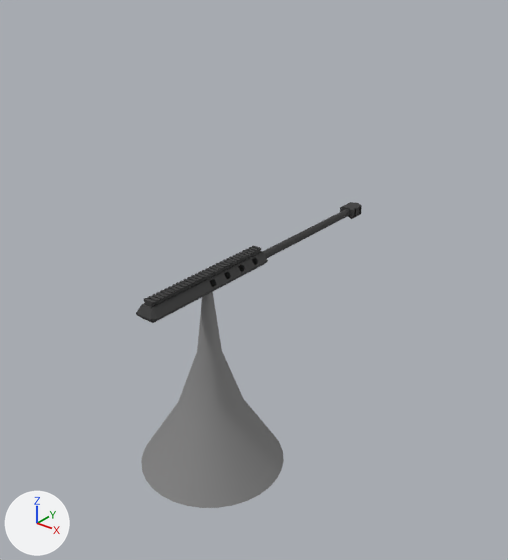
Renders of the FBX model Assets/Towers/Sniper/Tower_Sniper.fbx from each side of a commit.
Before and after are seen from a camera (50 mm lens) standing at (0.942, -1.015, 1.154) and looking at (-0.099, 0.286, 0.347). Lighting does not change. The marker at lower left points along +X, +Y and +Z. Where no turn or scale is listed for an object, it has been applied to the vertices.
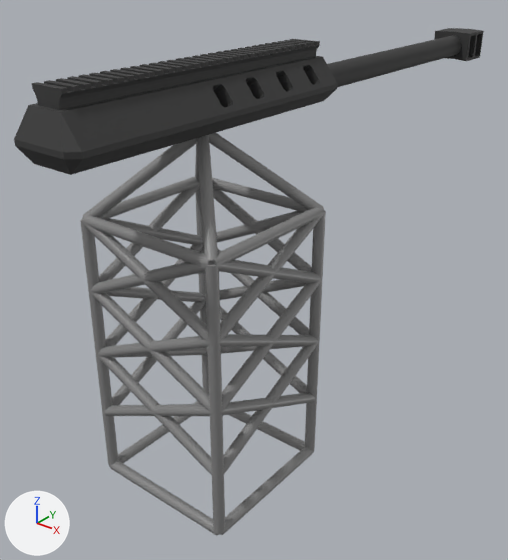
Location of each change, [x1, y1, x2, y2] in pixels of the pictures (508 x 560 px):
'Box004', added
    after: [80, 133, 326, 536]
'Box003', moved, rescaled (144% wider, 73% taller)
    before: [136, 245, 268, 323]
    after: [14, 39, 338, 175]
'Cone001', deleted
    before: [141, 292, 284, 508]
'Cylinder010', moved, rescaled
    before: [262, 202, 362, 258]
    after: [327, 28, 484, 87]

The change, as a list of edits to the scene's bpy script:
```text
Add me_mesh_002_1:
    me_mesh_002_1.from_pydata(...)  # 1171 vertices, 2392 faces; spans x -0.184..0.184, y -0.184..0.184, z -0.013..0.823
    me_mesh_002_1.materials.append(mat_02___default)  # grey #848484
Change ob_box003:
    ob_box003.location: (0.0, 0.0, 0.381) -> (0.0, 0.0, 0.574)
    ob_box003.scale: (0.0254, 0.0254, 0.0254) -> (0.0759, 0.0507, 0.0762)
Remove ob_cone001:
    ob_cone001 = bpy.data.objects.new('Cone001', me_mesh)
    ob_cone001.location = (0.0, 0.0, 0.0)
Add ob_box004:
    ob_box004 = bpy.data.objects.new('Box004', me_mesh_002_1)
    ob_box004.location = (0.0, 0.0, 0.0)
```
